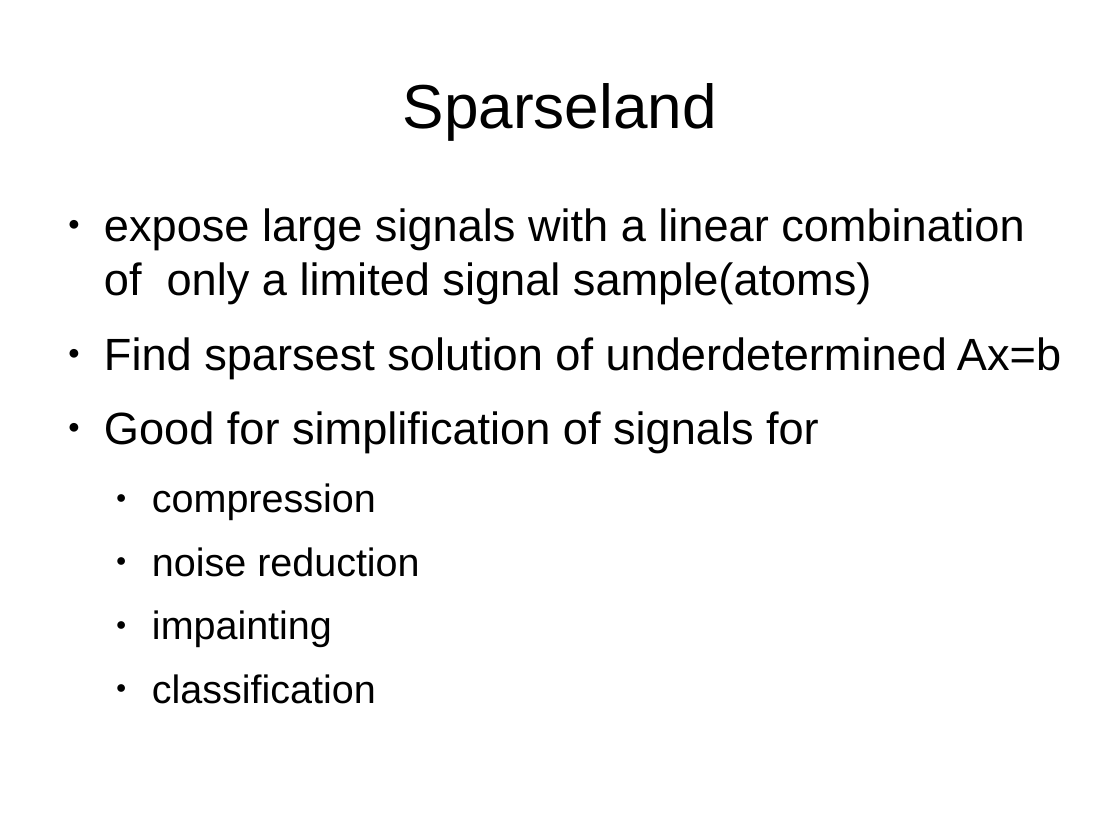
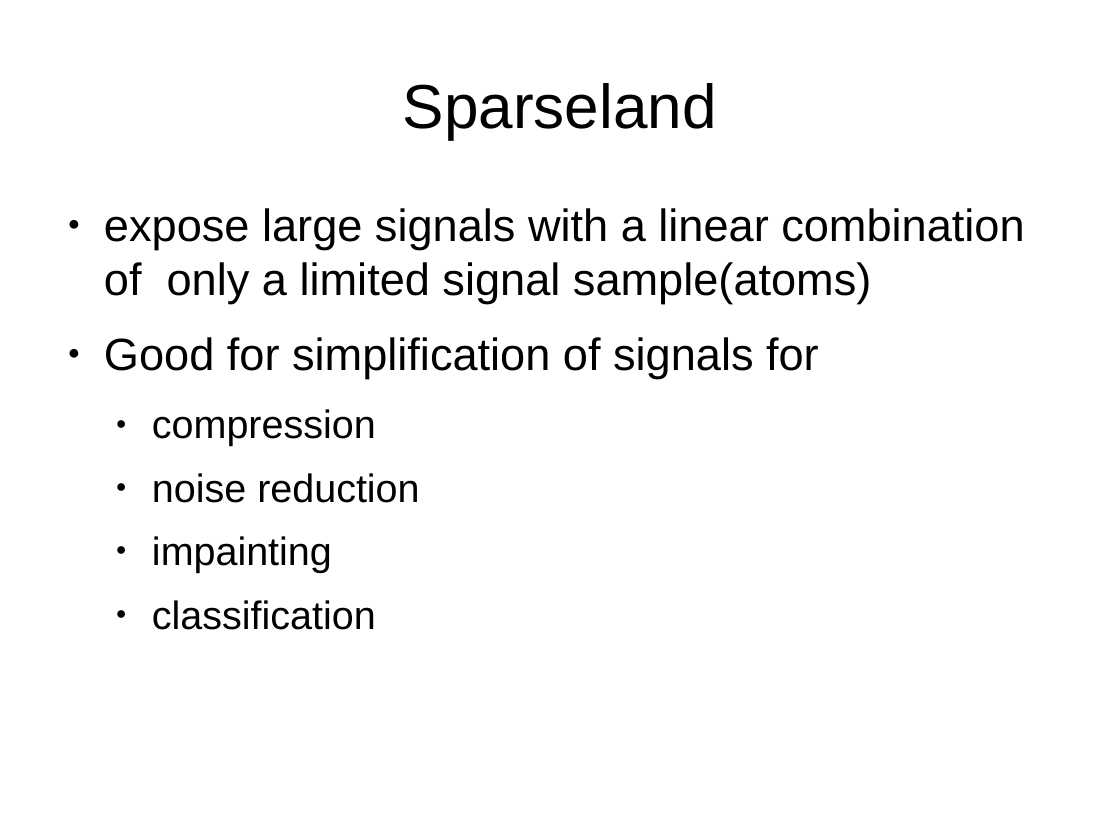
Before and after one commit to Sebu/sprs, a slide deck: slide 3 of progress_report/progress_report.odp. Drawn at 1120x840 pixels with LibreOffice and Linux fonts; fonts in the diff are those of the drawing. Boxes give left, top, right and bottom in pixels: in the first picture for what was removed or moved away, otherwise in the second. Text is boxed around its words. In the diff, an @@ line names an element or a change of style, - is before the commit and + after.

```diff
--- a/progress_report/progress_report.odp
+++ b/progress_report/progress_report.odp
@@ text at (104,337,1061,378): paragraph removed @@
-● Find sparsest solution of underdetermined Ax=b
```
Also in this commit, not shown: 9 other slides changed, 2 slides added, 2 slides removed, 11 other files.
